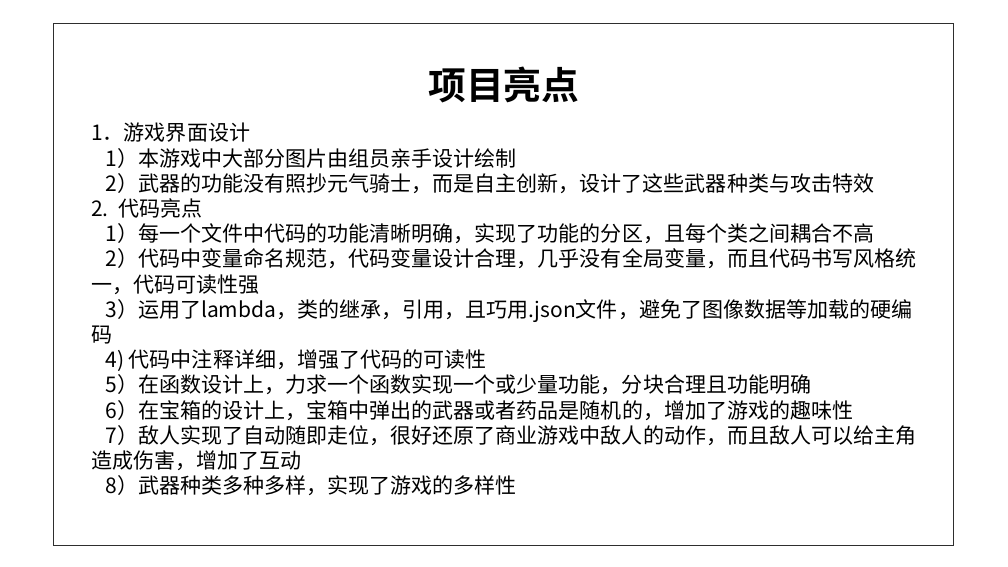
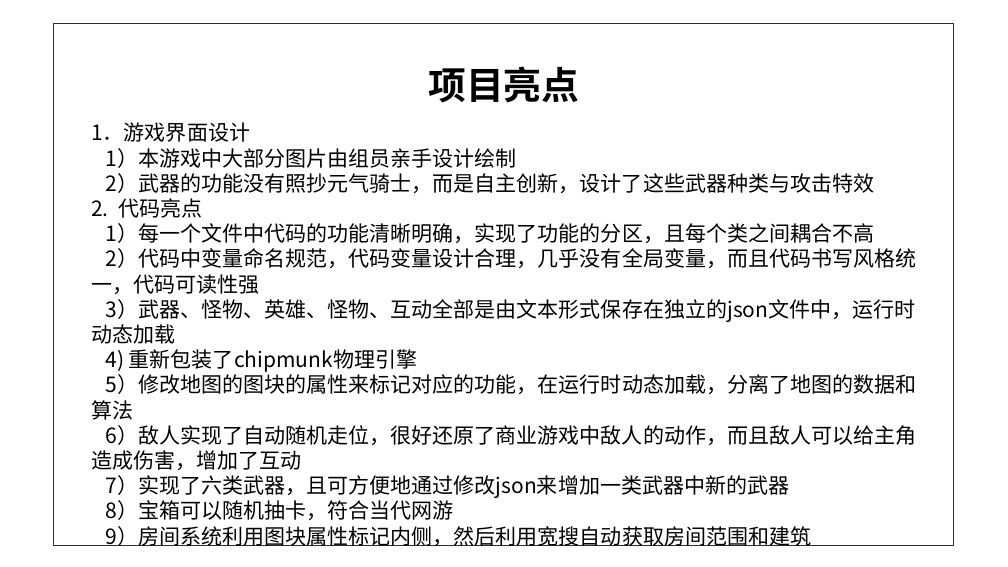
Before and after one commit to melonedo/fate-grand-rider, a slide deck: slide 14 of 大项目答辩ppt.pptx. Drawn at 1008x567 pixels with LibreOffice and Linux fonts; fonts in the diff are those of the drawing; background and template pictures are left out. Boxes give left, top, right and bottom in pixels: in the first picture for what was removed or moved away, otherwise in the second. Text is boxed around its words. In the diff, an @@ line names an element or a change of style, - is before the commit and + after.

```diff
--- a/大项目答辩ppt.pptx
+++ b/大项目答辩ppt.pptx
@@ text at (x1=91, y1=299, x2=916, y2=546): text changed @@
-3）运用了lambda，类的继承，引用，且巧用.json文件，避免了图像数据等加载的硬编码
-4) 代码中注释详细，增强了代码的可读性
-5）在函数设计上，力求一个函数实现一个或少量功能，分块合理且功能明确
-6）在宝箱的设计上，宝箱中弹出的武器或者药品是随机的，增加了游戏的趣味性
-7）敌人实现了自动随即走位，很好还原了商业游戏中敌人的动作，而且敌人可以给主角造成伤害，增加了互动
-8）武器种类多种多样，实现了游戏的多样性
+3）武器、怪物、英雄、怪物、互动全部是由文本形式保存在独立的json文件中，运行时动态加载
+4) 重新包装了chipmunk物理引擎
+5）修改地图的图块的属性来标记对应的功能，在运行时动态加载，分离了地图的数据和算法
+6）敌人实现了自动随机走位，很好还原了商业游戏中敌人的动作，而且敌人可以给主角造成伤害，增加了互动
+7）实现了六类武器，且可方便地通过修改json来增加一类武器中新的武器
+8）宝箱可以随机抽卡，符合当代网游
+9）房间系统利用图块属性标记内侧，然后利用宽搜自动获取房间范围和建筑
```
Also in this commit, not shown: 2 other slides changed.
